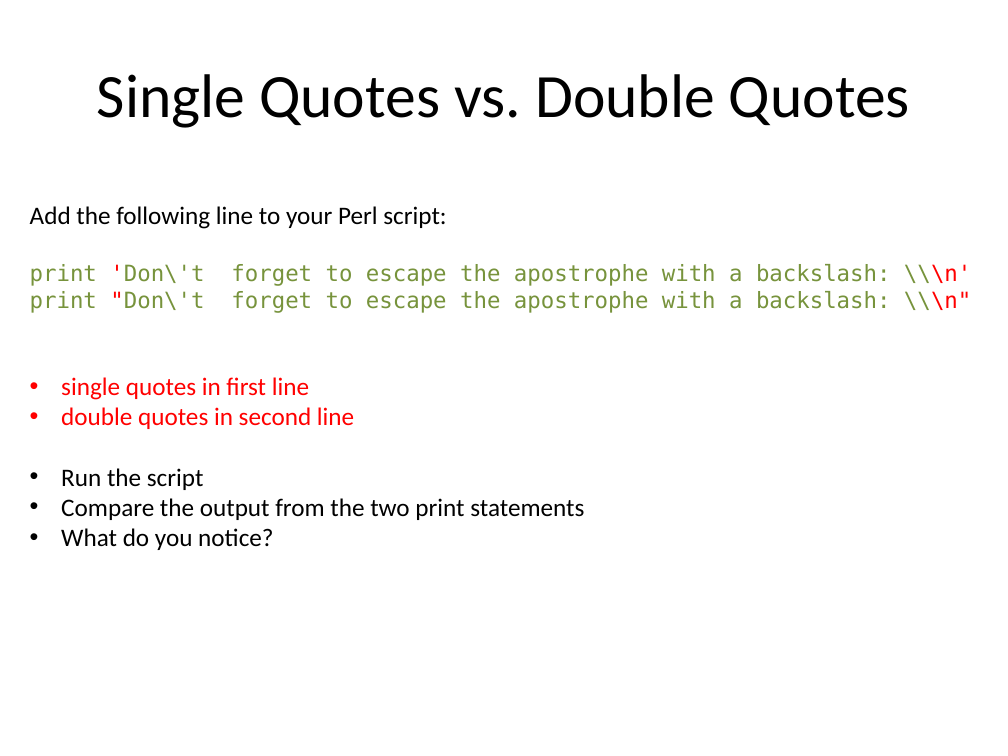
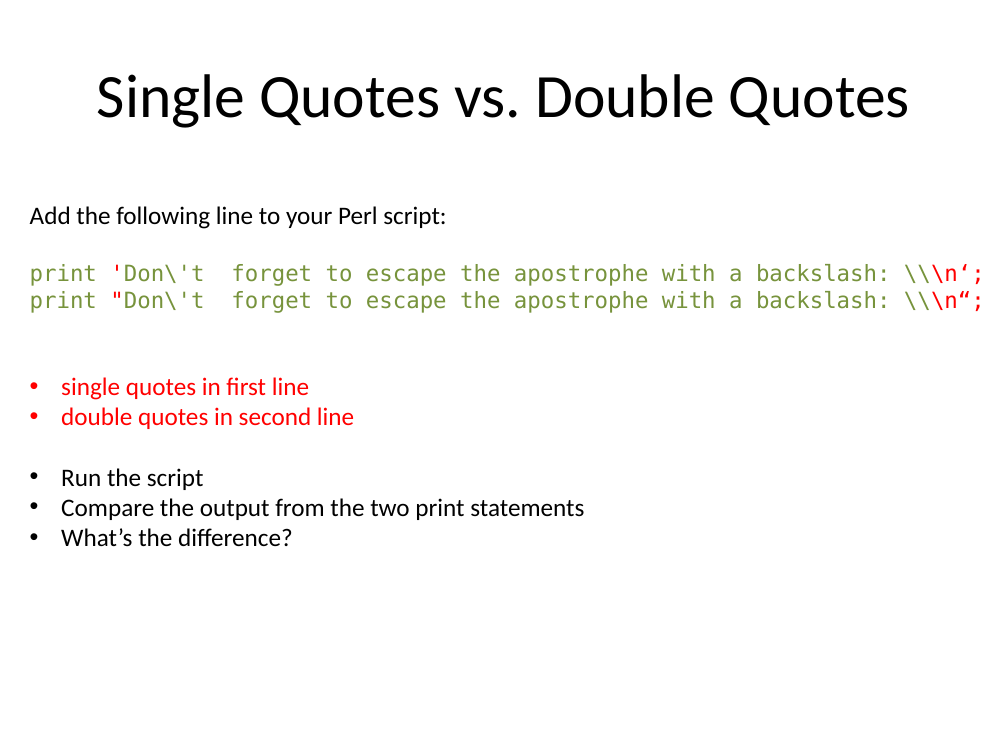
Before and after one commit to kbseah/perlcourse2017, a slide deck: slide 55 of Day1-1_JWI/Day1_intro_scalars_regex.pptx (slide 51 before the commit). Drawn at 1008x756 pixels with LibreOffice and Linux fonts; fonts in the diff are those of the drawing. Boxes give left, top, right and bottom in pixels: in the first picture for what was removed or moved away, otherwise in the second. Text is boxed around its words. In the diff, an @@ line names an element or a change of style, - is before the commit and + after.

```diff
--- a/Day1-1_JWI/Day1_intro_scalars_regex.pptx
+++ b/Day1-1_JWI/Day1_intro_scalars_regex.pptx
@@ text at (30, 264, 985, 313): text changed @@
-print 'Don\'t forget to escape the apostrophe with a backslash: \\\n'
-print "Don\'t forget to escape the apostrophe with a backslash: \\\n"
+print 'Don\'t forget to escape the apostrophe with a backslash: \\\n‘;
+print "Don\'t forget to escape the apostrophe with a backslash: \\\n“;
@@ text at (61, 528, 293, 547): text changed @@
-• What do you notice?
+• What’s the difference?
```
Also in this commit, not shown: 15 other slides changed, 4 slides added, 3 other files.
